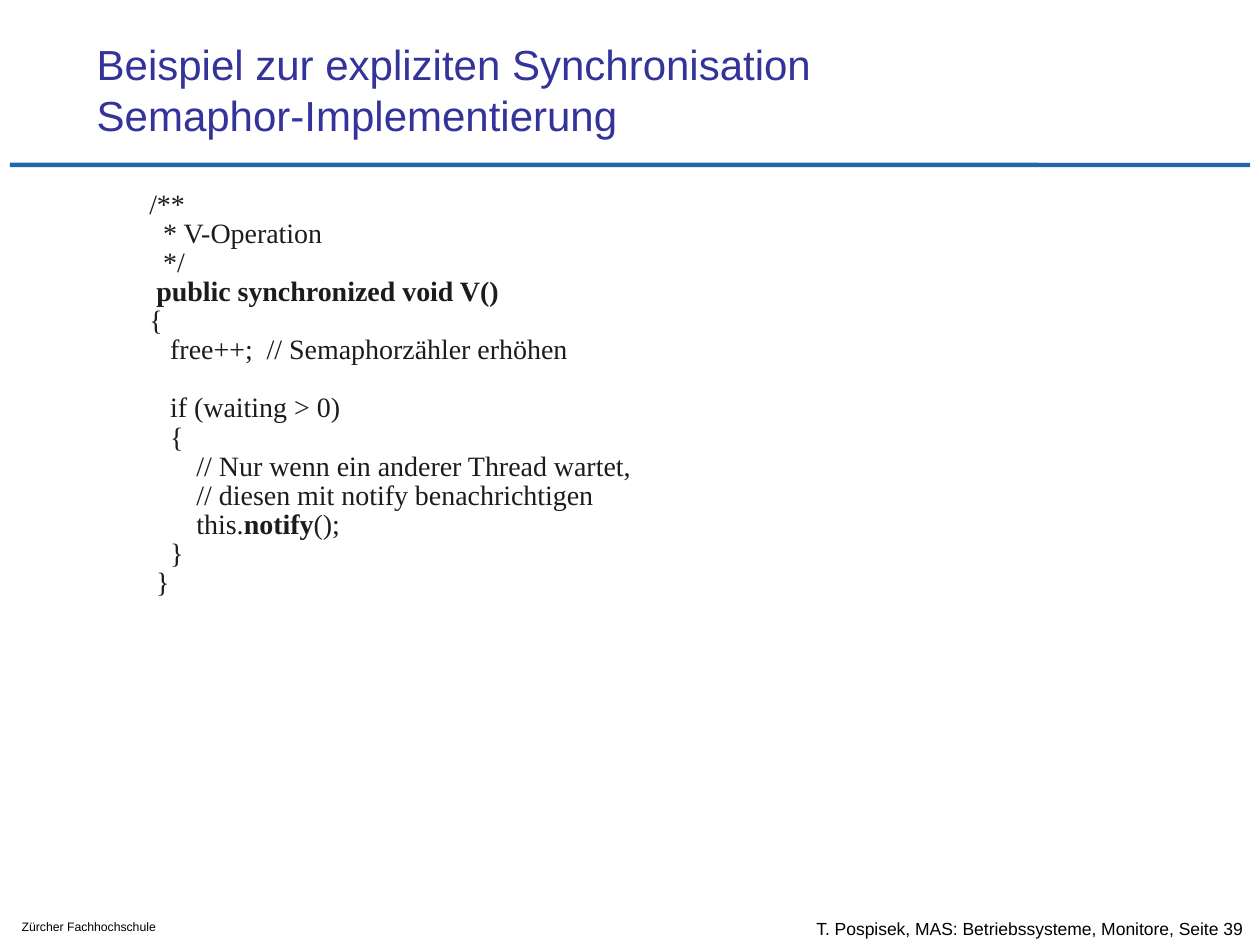
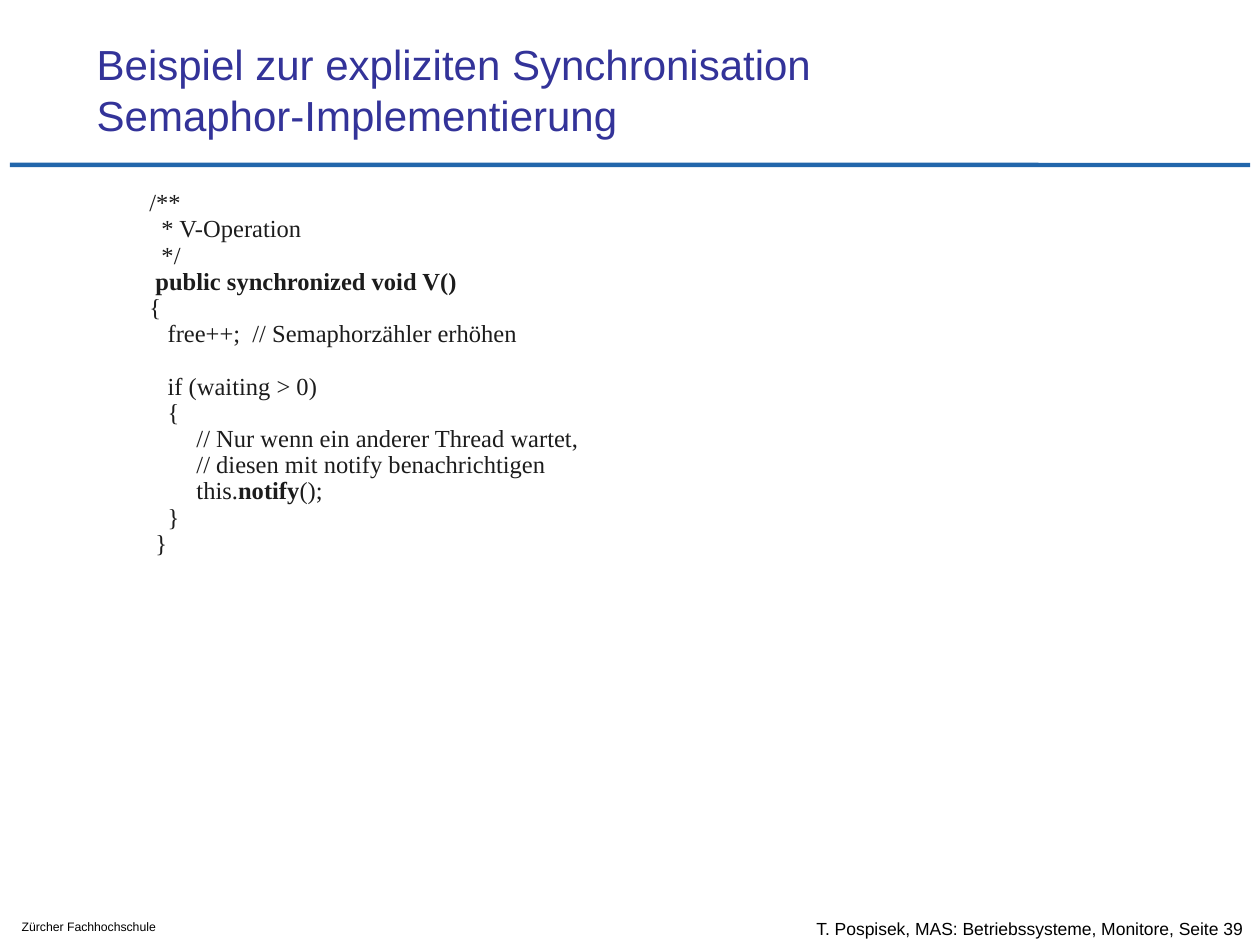
Before and after one commit to tpo/betriebssysteme, a slide deck: slide 39 of 08_Koordination_und_Synchronisation_Monitore.odp. Drawn at 1260x945 pixels with LibreOffice and Linux fonts; fonts in the diff are those of the drawing; background and template pictures are left out. Boxes give left, top, right and bottom in pixels: in the first picture for what was removed or moved away, otherwise in the second. Text is boxed around its words. In the diff, an @@ line names an element or a change of style, - is before the commit and + after.

```diff
--- a/08_Koordination_und_Synchronisation_Monitore.odp
+++ b/08_Koordination_und_Synchronisation_Monitore.odp
@@ rectangle "/**" at (136, 189, 1144, 788): size 16 to 14 pt @@
```
Also in this commit, not shown: 4 other slides changed, 3 other files.
